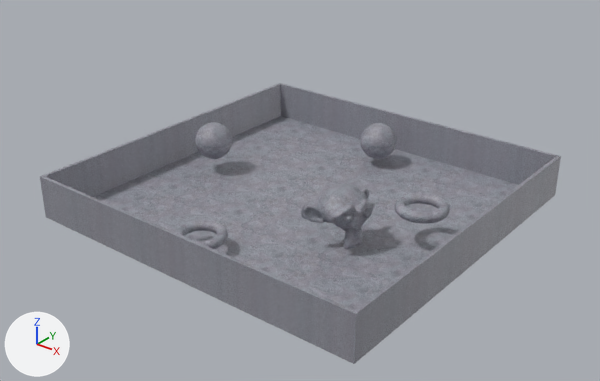
The FBX model engine/Samples/Sample1/test/ent1.fbx as it was, and as the next commit left it.
Both versions are drawn from a 50 mm lens placed at (23.5, -29.9, 19.3), pointed at (0.3, -1.0, 1.3). Every picture has the same lights, and +X, +Y and +Z are marked at lower left. Vertices at the same position are counted once.
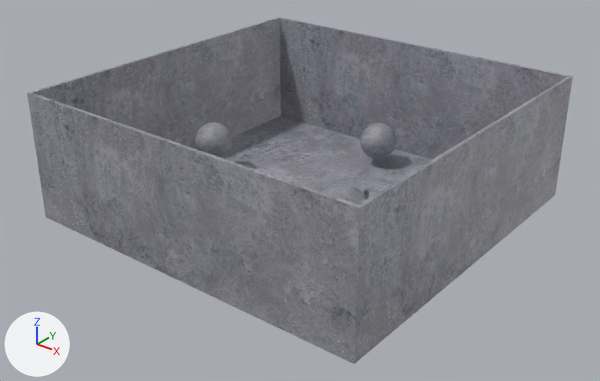
What changed in the scene script:
```text
Change me_cube:
    used by ob_cube; location = (0.0, 0.0, 0.0)
    remove me_cube.from_pydata(...)  # 33441 vertices, 53910 faces; spans x -9.4..9.4, y -9.1..9.1, z 0.0..3.1
    add me_cube.from_pydata(...)  # 33449 vertices, 53918 faces; spans x -9.4..9.4, y -9.1..9.1, z 0.0..6.5
    me_cube part 1
    4 faces are deleted
    8 new vertices lie (0.0, 0.0, 4.3) away from vertices in x -9.4..9.4, y -9.1..9.1, z 2.2
    12 new faces join them
    me_cube part 2: 12 kept faces spanning x -9.4..9.4, y -9.1..9.1, z 0.0..2.2 get new texture (UV) coordinates
```

Location of each change, [x1, y1, x2, y2] in pixels of the pictures (600 x 381 px):
'Cube', reshaped: before [40, 83, 561, 364]; after [27, 17, 573, 364]
part 1 of me_cube, built on: before [40, 83, 560, 314]; after [27, 17, 573, 314]
part 2 of me_cube, surface changed: [40, 84, 561, 355] in both
